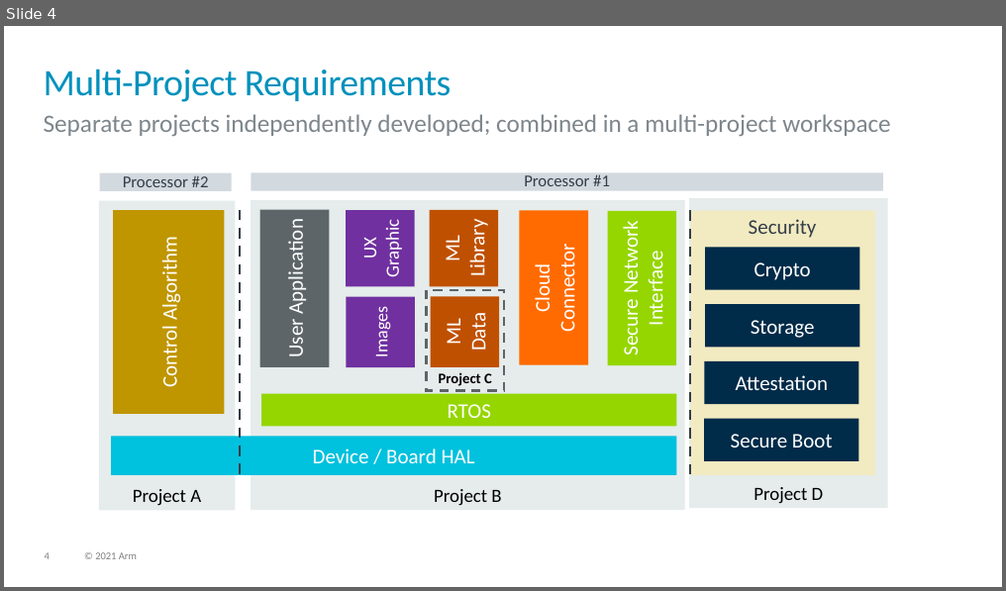
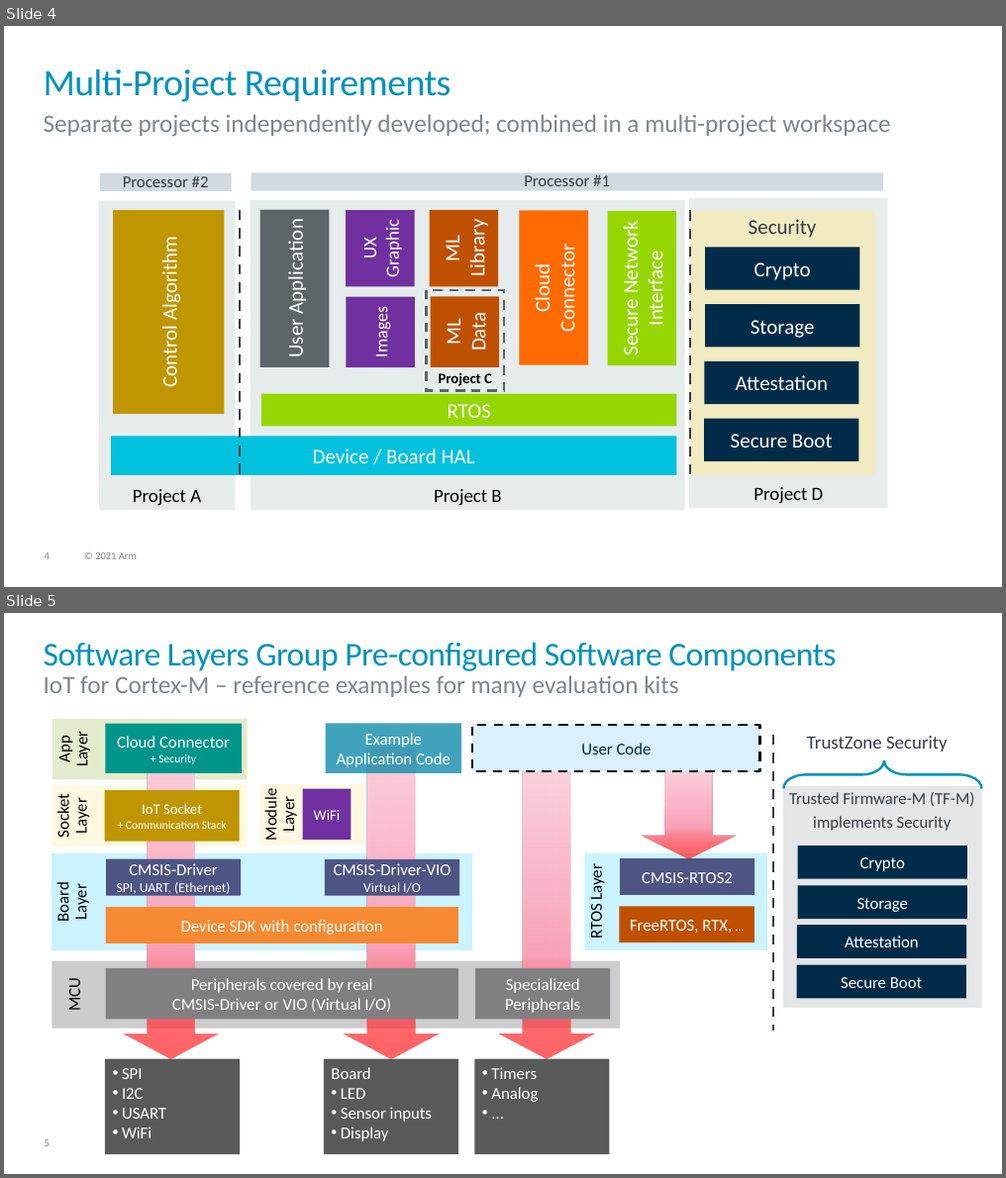
Before and after one commit to brondani/devtools, a slide deck: tools/projmgr/docs/Manual/images/overview.pptx. Shown one above the other, each under a label of ours: slide 4 before the commit, slides 4 and 5 after it. The pictures are 1006x591 and 1006x1178 pixels, drawn with LibreOffice and Linux fonts; fonts in the diff are those of the drawing. Boxes give left, top, right and bottom in pixels: in the first picture for what was removed or moved away, otherwise in the second. Text is boxed around its words. In the diff, an @@ line names an element or a change of style, - is before the commit and + after.

Commit message:
Added: Example for Layer; Configuration File PLM added.

```diff
--- a/tools/projmgr/docs/Manual/images/overview.pptx
+++ b/tools/projmgr/docs/Manual/images/overview.pptx
@@ slide 5 added at (4,613,1002,1174), background #FFFFFF; not listed: 2 template elements that a slide beside it also shows @@
@@ title added at (44,642,836,671), 32 pt, text #0091BD @@
+Software Layers Group Pre-configured Software Components
@@ text added at (44,675,678,697), 24 pt, text #7D868C @@
+IoT for Cortex-M – reference examples for many evaluation kits
@@ rectangle added at (53,719,248,779), fill #70A000 at 20% opacity, 16 pt, text #000000 @@
+App
+Layer
@@ rectangle added at (105,724,242,774), fill #00958B, 16 pt, text #FFFFFF @@
+Cloud Connector
++ Security
@@ rectangle added at (325,723,461,773), fill #128CAB at 80% opacity, 16 pt, text #FFFFFF @@
+Example Application Code
@@ down arrow added at (124,747,219,1059), fill gradient #FBD1DC to #F8A2B9 to #FF0000 @@
@@ down arrow added at (344,747,439,1059), fill gradient #FBD1DC to #F8A2B9 to #FF0000 @@
@@ line added from (773, 735) to (773, 1031), #333E48 2.5 pt dashed @@
@@ text added at (807,736,947,752), 18 pt, text #333E48 @@
+TrustZone Security
@@ rectangle added at (52,786,248,847), fill #FFDD66 at 20% opacity, 16 pt, text #000000 @@
+Socket
+Layer
@@ rectangle added at (104,790,239,842), fill #BF9500, 11 pt, text #FFFFFF @@
+IoT Socket
++ Communication Stack
@@ rectangle added at (259,784,364,845), fill #FFDD66 at 20% opacity, 16 pt, text #000000 @@
+Module
+Layer
@@ rectangle added at (303,789,350,840), fill #7030A0, 14 pt, text #FFFFFF @@
+WiFi
@@ rectangle added at (783,786,982,1008), fill #CBCFD1 at 50% opacity @@
@@ right brace added at (783,761,982,789), outline #0091BD 2.25 pt @@
@@ text added at (789,792,974,831), 16 pt, text #333E48 @@
+Trusted Firmware-M (TF-M)
+implements Security
@@ rectangle added at (798,846,966,879), fill #002B49, 16 pt, text #FFFFFF @@
+Crypto
@@ rectangle added at (52,854,472,952), fill #7FE1FF at 40% opacity, 16 pt, text #000000 @@
+Board
+Layer
@@ rectangle added at (106,860,241,896), fill #4E5584, 13 pt, text #FFFFFF @@
+CMSIS-Driver
+SPI, UART, (Ethernet)
@@ rectangle added at (325,860,460,896), fill #4E5584, 16 pt, text #FFFFFF @@
+CMSIS-Driver-VIO
+Virtual I/O
@@ rectangle added at (585,854,767,951), fill #7FE1FF at 40% opacity, 16 pt, text #000000 @@
+RTOS Layer
@@ rectangle added at (620,859,754,895), fill #4E5584, 16 pt, text #FFFFFF @@
+CMSIS-RTOS2
@@ rectangle added at (106,907,459,944), fill #F68A33, 16 pt, text #FFFFFF @@
+Device SDK with configuration
@@ rectangle added at (620,906,754,943), fill #BF5000, 16 pt, text #FFFFFF @@
+FreeRTOS, RTX, …
@@ rectangle added at (798,885,967,919), fill #002B49, 16 pt, text #FFFFFF @@
+Storage
@@ rectangle added at (797,925,966,959), fill #002B49, 16 pt, text #FFFFFF @@
+Attestation
@@ rectangle added at (52,961,620,1029), fill #808082 at 40% opacity, 16 pt, text #000000 @@
+MCU
@@ rectangle added at (106,968,459,1020), fill #808082, 16 pt, text #FFFFFF @@
+Peripherals covered by real
+CMSIS-Driver or VIO (Virtual I/O)
@@ group added at (472,725,760,1155): 3 rectangles, 2 down arrows @@
+• Timers
+• Analog
+• ...
+User Code
+Specialized Peripherals
@@ rectangle added at (797,965,966,999), fill #002B49, 16 pt, text #FFFFFF @@
+Secure Boot
@@ rectangle added at (105,1059,240,1155), fill #58595B, 16 pt, text #FFFFFF @@
+• SPI
+• I2C
+• USART
+• WiFi
@@ rectangle added at (324,1059,458,1155), fill #58595B, 16 pt, text #FFFFFF @@
+Board
+• LED
+• Sensor inputs
+• Display
@@ rectangle added at (62,1129,206,1157), fill #FFFFFF @@
```
Also in this commit, not shown: 2 other files.
